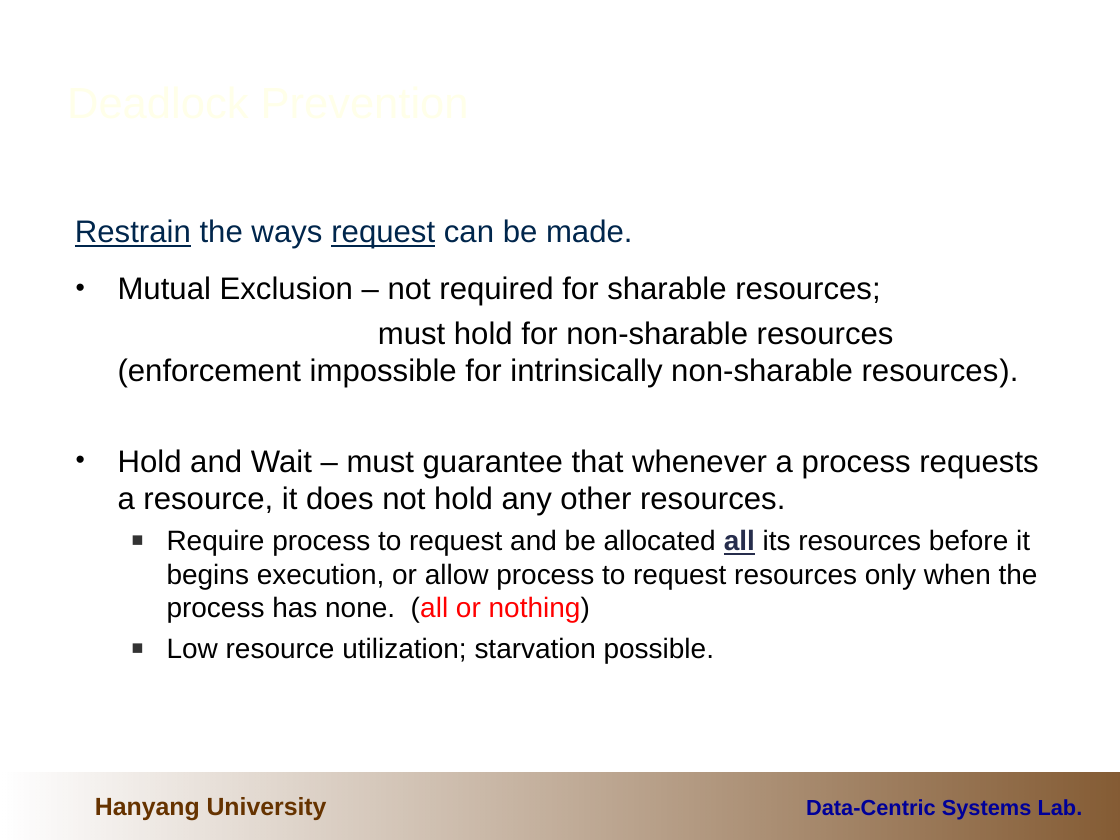
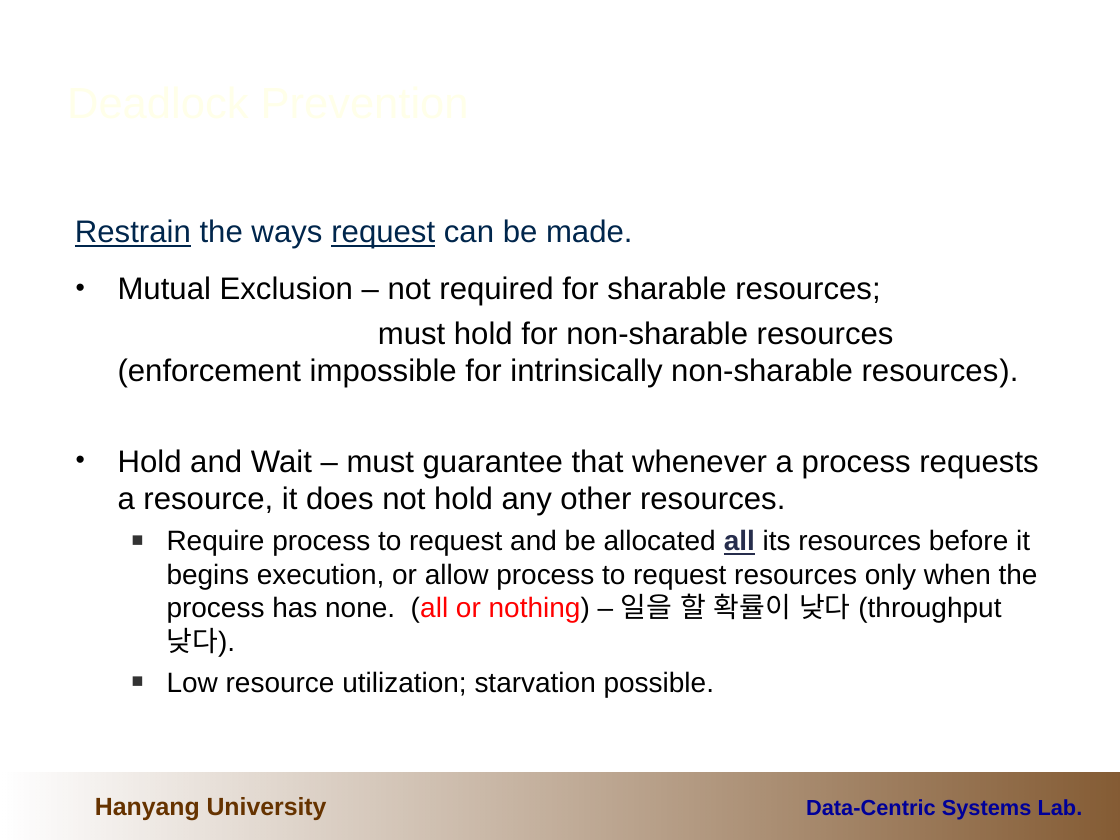
Before and after one commit to cocojk/major, a slide deck: slide 15 of os/이론/6.Deadlocks.ppt. Drawn at 1120x840 pixels with LibreOffice and Linux fonts; fonts in the diff are those of the drawing; background and template pictures are left out. Boxes give left, top, right and bottom in pixels: in the first picture for what was removed or moved away, otherwise in the second. Text is boxed around its words. In the diff, an @@ line names an element or a change of style, - is before the commit and + after.

```diff
--- a/os/이론/6.Deadlocks.ppt
+++ b/os/이론/6.Deadlocks.ppt
@@ text at (x1=167, y1=529, x2=1038, y2=657): text changed @@
-  ■ Require process to request and be allocated all its resources before it begins execution, or allow process to request resources only when the process has none. (all or nothing)
+  ■ Require process to request and be allocated all its resources before it begins execution, or allow process to request resources only when the process has none. (all or nothing) – 일을 할 확률이 낮다 (throughput 낮다).
```
Also in this commit, not shown: 10 other slides changed, 9 other files.
